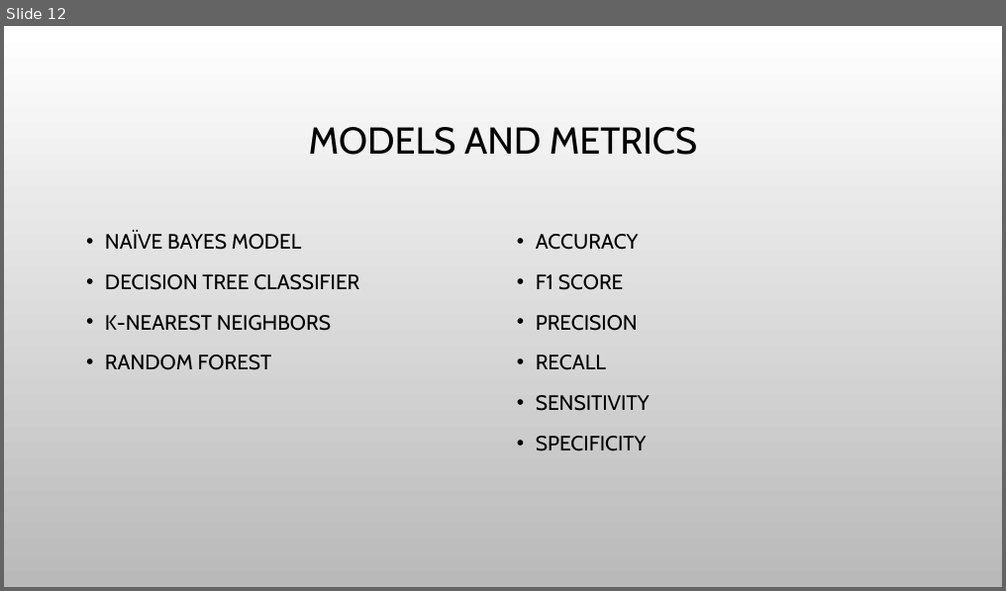
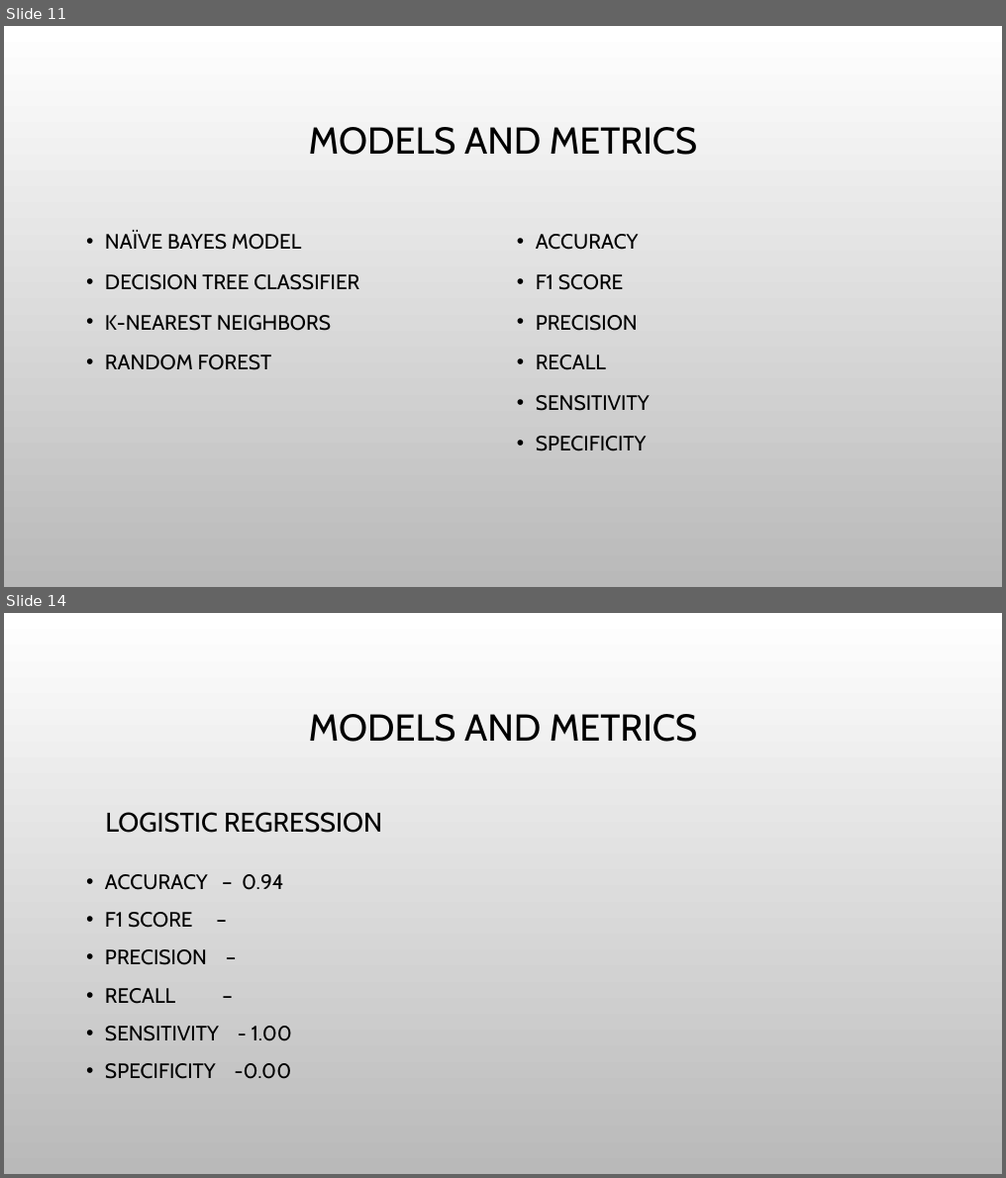
Before and after one commit to hjyoon16/Fake_Job_Post_Classification, a slide deck: 502projectPresentation.pptx. Shown one above the other, each under a label of ours: slide 12 before the commit, slides 11 and 14 after it; the slides between them are not shown. The pictures are 1006x591 and 1006x1178 pixels, drawn with LibreOffice and Linux fonts; fonts in the diff are those of the drawing; background and template pictures are left out. Boxes give left, top, right and bottom in pixels: in the first picture for what was removed or moved away, otherwise in the second. Text is boxed around its words. In the diff, an @@ line names an element or a change of style, - is before the commit and + after.

```diff
--- a/502projectPresentation.pptx
+++ b/502projectPresentation.pptx
@@ slide 14 added at (x1=4, y1=613, x2=1002, y2=1174), background picture (left out) @@
@@ title added at (x1=309, y1=714, x2=697, y2=742), 36 pt, text #000000 @@
+MODELS AND METRICS
@@ text added at (x1=105, y1=812, x2=382, y2=833), 26 pt, text #000000 @@
+LOGISTIC REGRESSION
@@ text added at (x1=105, y1=874, x2=292, y2=1079), 20 pt, text #000000 @@
+• ACCURACY – 0.94
+• F1 SCORE –
+• PRECISION –
+• RECALL –
+• SENSITIVITY - 1.00
+• SPECIFICITY -0.00
@@ what was slide 12 is now slide 11 @@
```
Also in this commit, not shown: 7 slides changed, 2 other slides added, 2 slides removed.
